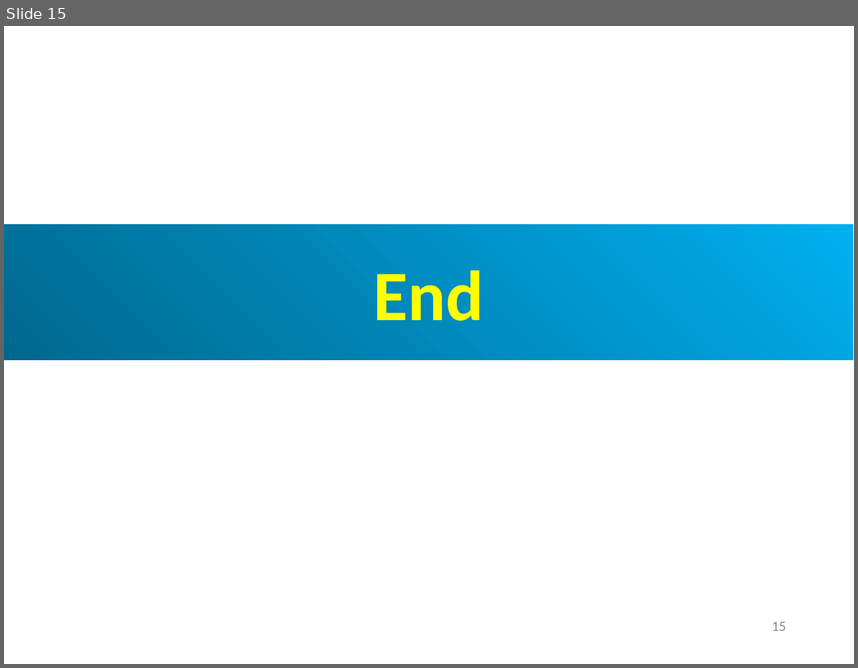
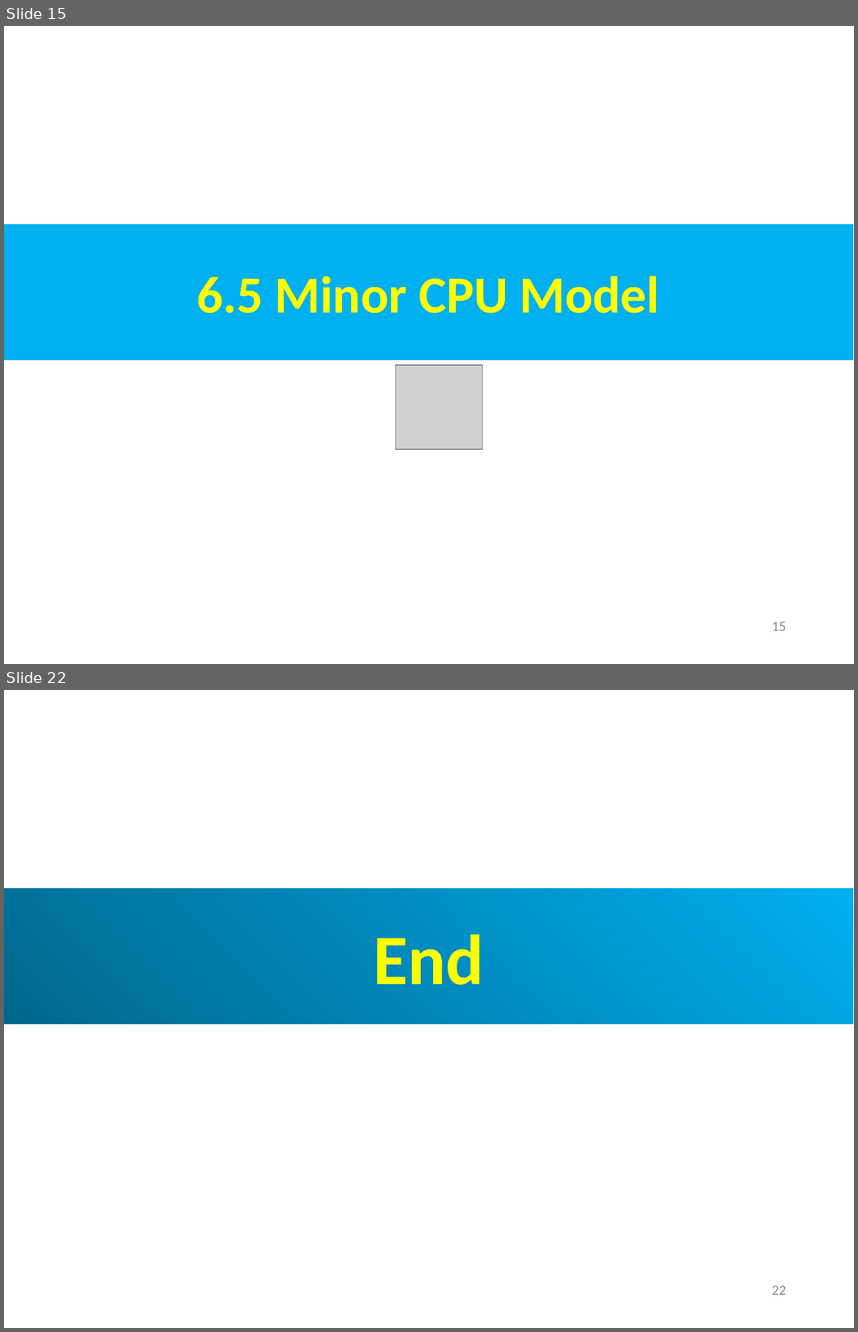
Before and after one commit to peterhchen/AIU_CS850_Gem5_McPAT, a slide deck: 050_Gem5/007.CPUModel/000_Video/007.CPUModel.ppt. Shown one above the other, each under a label of ours: slide 15 before the commit, slides 15 and 22 after it; the slides between them are not shown. The pictures are 858x668 and 858x1332 pixels, drawn with LibreOffice and Linux fonts; fonts in the diff are those of the drawing; grey boxes stand for pictures. Boxes give left, top, right and bottom in pixels: in the first picture for what was removed or moved away, otherwise in the second. Text is boxed around its words. In the diff, an @@ line names an element or a change of style, - is before the commit and + after.

```diff
--- a/050_Gem5/007.CPUModel/000_Video/007.CPUModel.ppt
+++ b/050_Gem5/007.CPUModel/000_Video/007.CPUModel.ppt
@@ slide 15 added at [4,26,854,664], background #FFFFFF @@
@@ rectangle added at [4,224,853,360], fill #00B0F0, 44 pt, text #FFFF00, bold @@
+6.5 Minor CPU Model
@@ picture added at [396,365,483,450] @@
@@ page number added at [772,621,786,630], 12 pt, text #8B8B8B @@
+15
@@ what was slide 15 is now slide 22 @@
@@ page number at [772,1285,786,1294]: text changed @@
-15
+22
```
Also in this commit, not shown: 2 slides changed, 6 other slides added.
